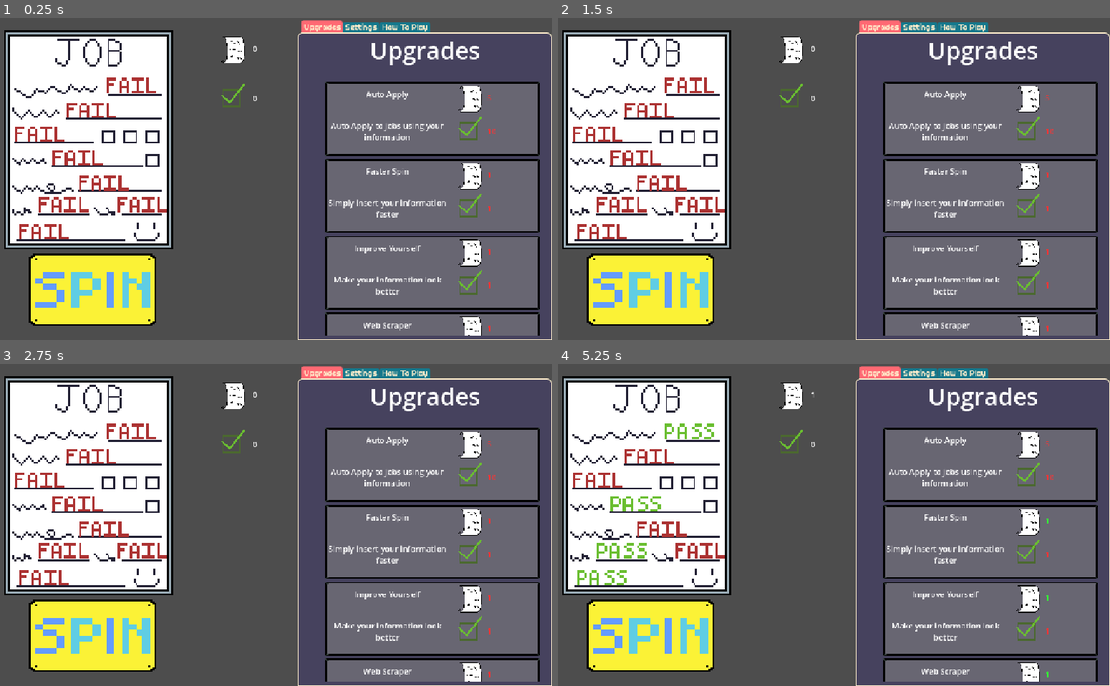
Above: before the commit, frames 1-4 (two rows, left to right).
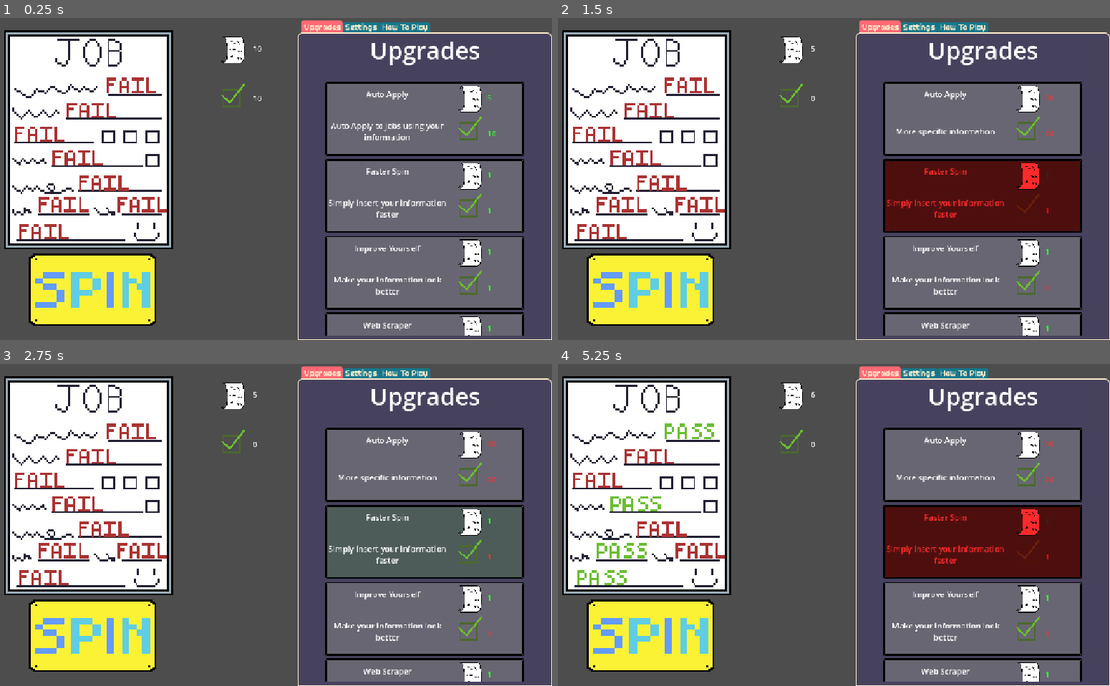
Above: after the commit, the same moments.

Repository: OrangePainting/in-this-economy
Game: Godot game, scene res://Scenes/main.tscn
The game is run twice, just before and just after one commit, with the same random seed, the same clock (stepped at 60 frames per second) and the same inputs.
Inputs (mouse positions are in pixels of both pictures, inside the frame that each line leads up to):
- Up to frame 1 (0.25 s): no input
- Up to frame 2 (1.5 s): click (988, 117) at 0.52 s; click (988, 195) at 1.27 s
- Up to frame 3 (2.75 s): click (430, 541) at 2.02 s
- Up to frame 4 (5.25 s): click (988, 618) at 2.77 s; click (988, 618) at 3.52 s; click (651, 634) at 4.25 s; click (988, 541) at 5.02 s

The runs differ from the first frame. In frame 1, 2.5% of the frame differs, in the area x 45-98%, y 8-99%; in frame 2, 11%; in frame 3, 9.9%; in frame 4, 11%.

Commit message:
Upgrade Buying Implemented
Krish Konda
13:28 06/21/26

Upgrade buying implemented, but there seems to be an out of bounds error when trying to buy the max level upgrades.

Diff:
--- a/Scenes/upgrade_template.tscn
+++ b/Scenes/upgrade_template.tscn
@@ -3,13 +3,19 @@
 [ext_resource type="Texture2D" uid="uid://clbfp4o2hntsy" path="res://Assets/ApplicationLogo.png" id="1_npdfo"]
 [ext_resource type="Script" uid="uid://ctps6seu1uflf" path="res://Scripts/upgrade_template.gd" id="1_rgau5"]
 [ext_resource type="Texture2D" uid="uid://bhm4ep11115sw" path="res://Assets/UpgradeBackground.png" id="1_wfifv"]
+[ext_resource type="Texture2D" uid="uid://deyko3ipul5h2" path="res://Assets/UpgradeBackgroundClicked.png" id="2_e21b6"]
 [ext_resource type="Texture2D" uid="uid://dbkwmiju3sjkr" path="res://Assets/ExpLogo.png" id="2_wfifv"]
+[ext_resource type="Texture2D" uid="uid://rcmn7js2xder" path="res://Assets/UpgradeBackgroundHovered.png" id="3_rsrjx"]
+[ext_resource type="Texture2D" uid="uid://cbisejasy1ncd" path="res://Assets/UpgradeBackgroundDisabled.png" id="4_45uvo"]
 
-[node name="UpgradeBackground" type="TextureRect" unique_id=321692681]
+[node name="UpgradeBackground" type="TextureButton" unique_id=1550957649]
 custom_minimum_size = Vector2(400, 150)
 offset_right = 400.0
 offset_bottom = 150.0
-texture = ExtResource("1_wfifv")
+texture_normal = ExtResource("1_wfifv")
+texture_pressed = ExtResource("2_e21b6")
+texture_hover = ExtResource("3_rsrjx")
+texture_disabled = ExtResource("4_45uvo")
 script = ExtResource("1_rgau5")
 
 [node name="HBoxContainer" type="HBoxContainer" parent="." unique_id=508378186]
@@ -67,9 +73,16 @@
 vertical_alignment = 1
 
 [node name="ExpCostLabel" type="RichTextLabel" parent="HBoxContainer/CostLabelContainer" unique_id=780071726]
-custom_minimum_size = Vector2(64, 64)
+custom_minimum_size = Vector2(64, 48)
 layout_mode = 2
 mouse_filter = 1
 bbcode_enabled = true
 text = "Cost"
-vertical_alignment = 1
+vertical_alignment = 2
+
+[node name="MaxLabel" type="RichTextLabel" parent="HBoxContainer/CostLabelContainer" unique_id=1571784564]
+layout_mode = 2
+text = "MAX"
+fit_content = true
+
+[connection signal="pressed" from="." to="." method="next_level"]
--- a/Scripts/Autoloads/global_data.gd
+++ b/Scripts/Autoloads/global_data.gd
@@ -1,13 +1,14 @@
 extends Node
 
-var total_apps: int = 0
-var experience: int = 0
+var total_apps: int = 10
+var experience: int = 10
 
 var num_results: int = 8
 var spin_time: float = 2.0 # reco don't put less than 0.5
 var pass_chance: float = 0.05
 var auto_apply_time: float = 2.0
 var auto_apply_pass_chance: float = 0.01
+var upgrades_bought: Dictionary # key = upgrade_id, value = highest level bought
 
 var tree = {
 		"Auto Apply": {
@@ -61,3 +62,14 @@
 # - 120, 368
 # - 288, 368
 # - 80, 416
+
+func can_buy(upgrade: UpgradeInfo, level: int) -> bool:
+	if total_apps < upgrade.app_costs[level]: return false
+	if experience < upgrade.exp_costs[level]: return false
+	return true
+
+func buy_upgrade(upgrade: UpgradeInfo, level: int):
+	total_apps -= upgrade.app_costs[level]
+	experience -= upgrade.exp_costs[level]
+	upgrades_bought[upgrade.id] = level # level = highest level bought
+	print(upgrades_bought)
--- a/Scripts/upgrade_template.gd
+++ b/Scripts/upgrade_template.gd
@@ -6,21 +6,48 @@
 @onready var desc_label = $HBoxContainer/InfoContainer/DescriptionLabel
 @onready var app_cost_label = $HBoxContainer/CostLabelContainer/AppCostLabel
 @onready var exp_cost_label = $HBoxContainer/CostLabelContainer/ExpCostLabel
+@onready var max_label = $HBoxContainer/CostLabelContainer/MaxLabel
 
 var upgrade
 
 func next_level() -> void:
-	next_upgrade_level += 1
+	var t = create_tween()
+	if GlobalData.can_buy(upgrade, next_upgrade_level - 1):
+		GlobalData.buy_upgrade(upgrade, next_upgrade_level - 1)
+		next_upgrade_level += 1
+		update_labels_and_button()
+		t.tween_property(self, "modulate", Color.YELLOW_GREEN, 0.1)
+		t.tween_property(self, "modulate", Color.WHITE, 0.1)
+	else:
+		t.tween_property(self, "modulate", Color.RED, 0.1)
+		t.tween_property(self, "modulate", Color.WHITE, 0.3)
+
+func can_buy_next_level() -> bool:
+	if GlobalData.total_apps < upgrade.app_costs[next_upgrade_level - 1]:
+		return false
+	if GlobalData.experience < upgrade.exp_costs[next_upgrade_level - 1]:
+		return false
+	return true
+
+func update_labels_and_button():
+	name_label.text = upgrade.display_name
+	desc_label.text = upgrade.descriptions[next_upgrade_level - 1]
+	app_cost_label.text = "%d" % upgrade.app_costs[next_upgrade_level - 1]
+	exp_cost_label.text = "%d" % upgrade.exp_costs[next_upgrade_level - 1]
+
+	if next_upgrade_level > len(upgrade.app_costs) or next_upgrade_level > len(upgrade.exp_costs):
+		self.disabled = true
+		max_label.text = "MAX"
+	else:
+		self.disabled = false
+		max_label.text = ""
 
 func setup(upgrade_info: UpgradeInfo) -> void:
 	upgrade = upgrade_info
 
 # Called when the node enters the scene tree for the first time.
 func _ready() -> void:
-	name_label.text = upgrade.display_name
-	desc_label.text = upgrade.descriptions[next_upgrade_level - 1]
-	app_cost_label.text = "%d" % upgrade.app_costs[next_upgrade_level - 1]
-	exp_cost_label.text = "%d" % upgrade.exp_costs[next_upgrade_level - 1]
+	update_labels_and_button()
 
 
 # Called every frame. 'delta' is the elapsed time since the previous frame.
Binary file changed: Assets/UpgradeBackground.aseprite
Binary file added: Assets/UpgradeBackgroundClicked.png
Not shown, added: Assets/UpgradeBackgroundClicked.png.import
Binary file added: Assets/UpgradeBackgroundDisabled.png
Not shown, added: Assets/UpgradeBackgroundDisabled.png.import
Binary file added: Assets/UpgradeBackgroundHovered.png
Not shown, added: Assets/UpgradeBackgroundHovered.png.import
